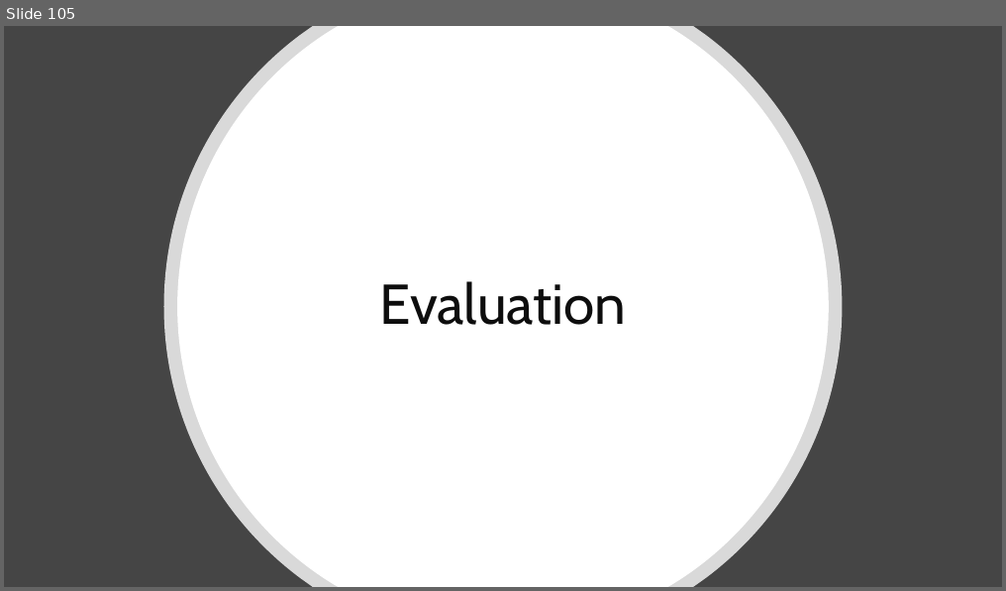
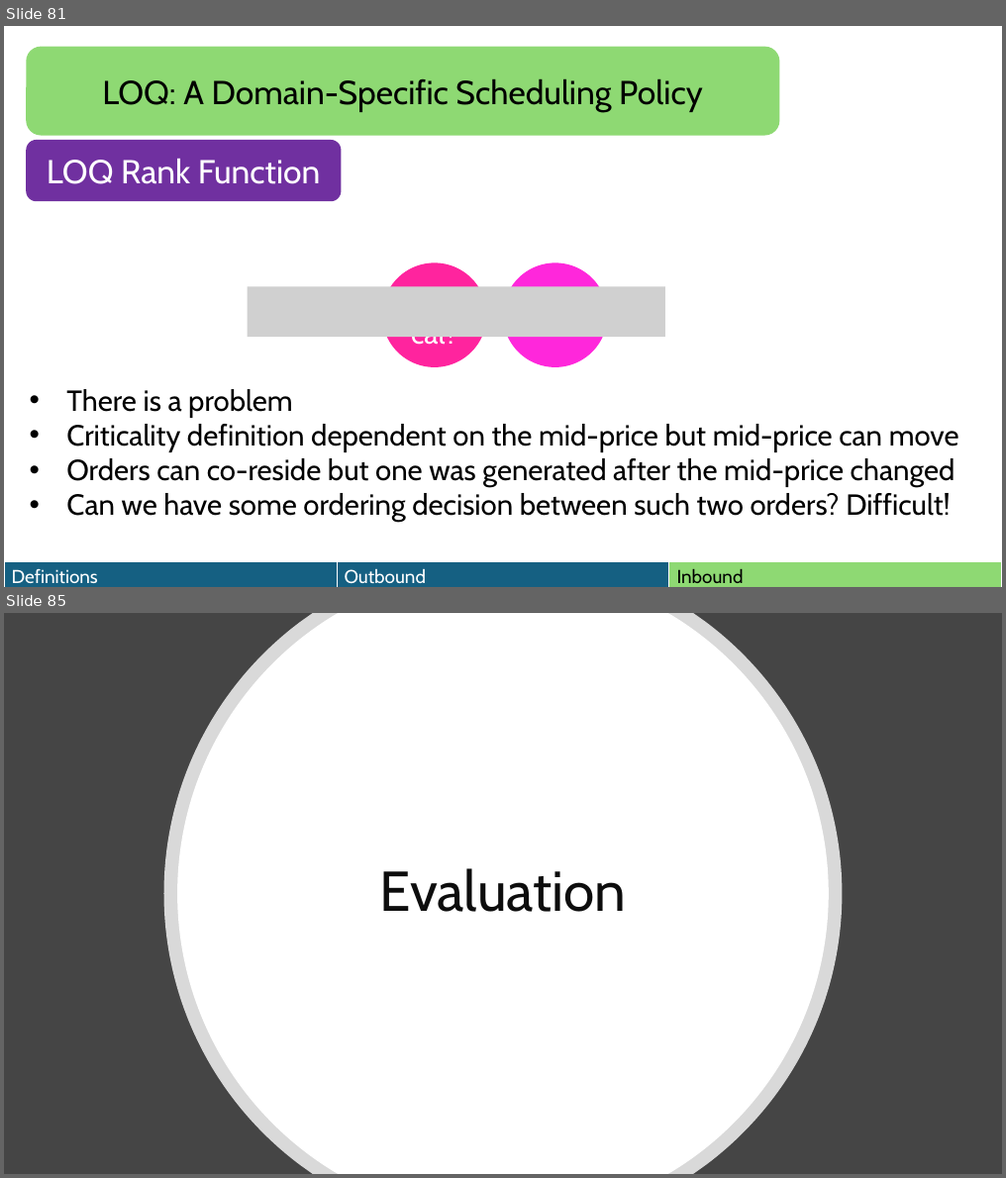
Before and after one commit to HaseebLUMS/Onyx-Presentation, a slide deck: thesis-latency-fairness.pptx. Shown one above the other, each under a label of ours: slide 105 before the commit, slides 81 and 85 after it; the slides between them are not shown. The pictures are 1006x591 and 1006x1178 pixels, drawn with LibreOffice and Linux fonts; fonts in the diff are those of the drawing; grey boxes stand for pictures. Boxes give left, top, right and bottom in pixels: in the first picture for what was removed or moved away, otherwise in the second. Text is boxed around its words. In the diff, an @@ line names an element or a change of style, - is before the commit and + after.

```diff
--- a/thesis-latency-fairness.pptx
+++ b/thesis-latency-fairness.pptx
@@ slide 81 added at [4,26,1002,587], background #FFFFFF @@
@@ rounded rectangle added at [26,46,779,135], fill #8ED973, 32 pt, text #000000 @@
+LOQ: A Domain-Specific Scheduling Policy
@@ rounded rectangle added at [26,140,341,201], fill #7030A0, 32 pt, text #FFFFFF @@
+LOQ Rank Function
@@ picture added at [248,286,665,337] @@
@@ ellipse added at [382,264,487,369], fill #FF249E, 28 pt, text #FFFFFF @@
+Critical?
@@ ellipse added at [503,264,608,369], fill #FF27DB, 40 pt, text #FFFFFF @@
+ts
@@ text added at [66,389,959,523], 28 pt, text #000000 @@
+• There is a problem
+• Criticality definition dependent on the mid-price but mid-price can move
+• Orders can co-reside but one was generated after the mid-price changed
+• Can we have some ordering decision between such two orders? Difficult!
@@ table added at [4,563,1001,587], 1 rows, 3 columns @@
+Definitions | Outbound | Inbound
@@ what was slide 105 is now slide 85 @@
```
Also in this commit, not shown: 3 slides changed, 16 other slides added, 37 slides removed, 1 other file.
